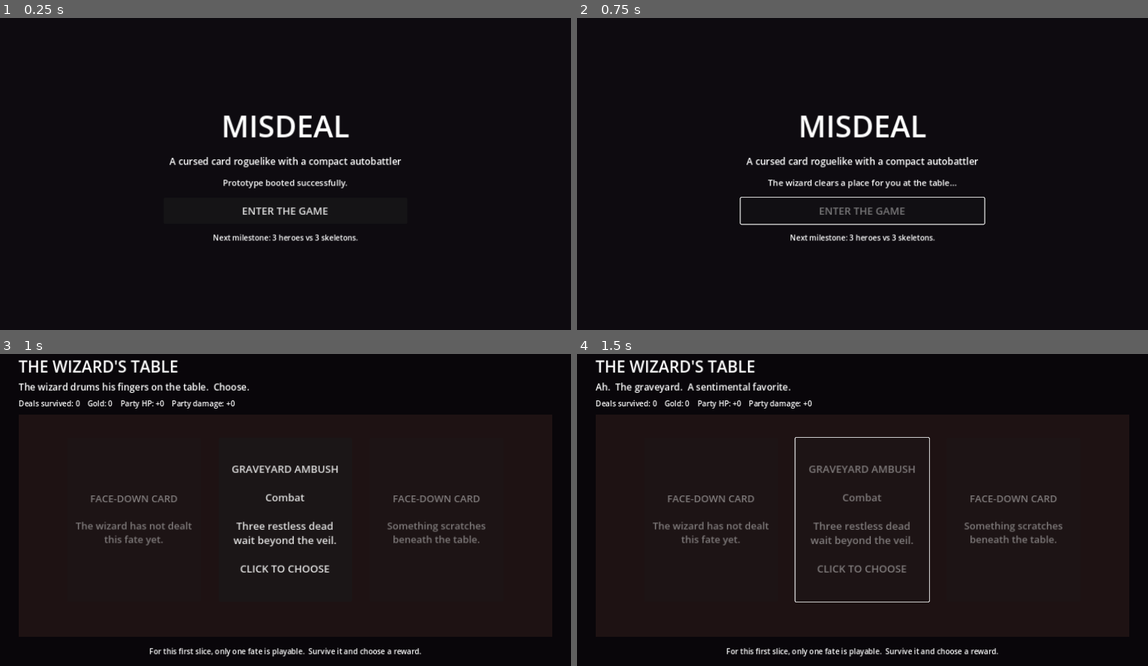
Above: before the commit, frames 1-4 (two rows, left to right).
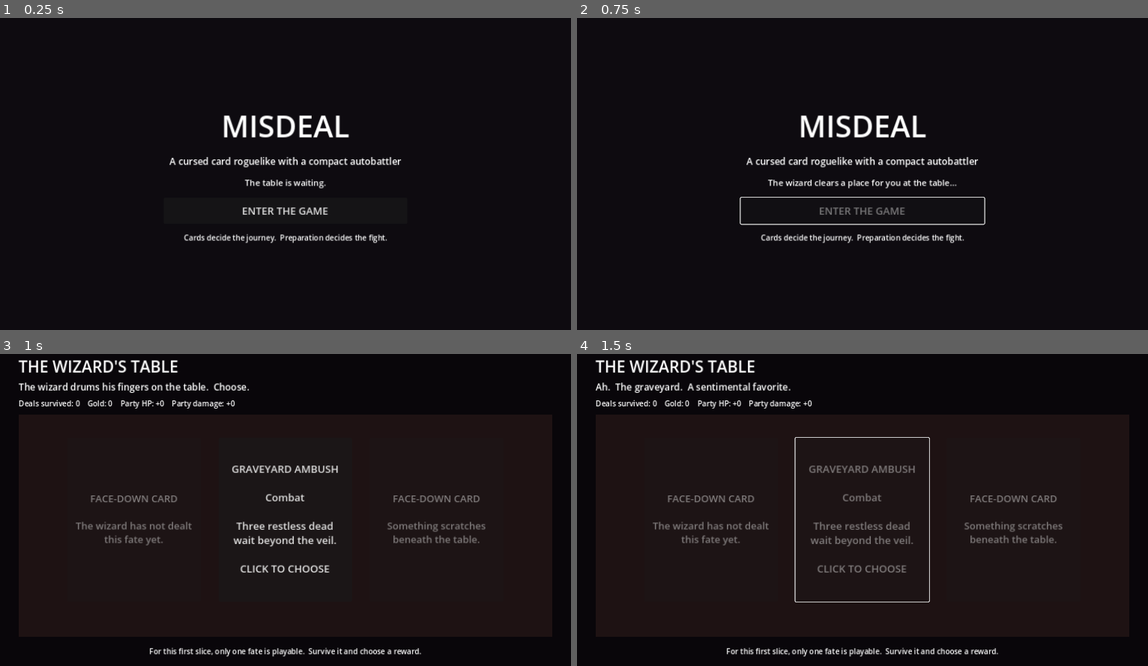
Above: after the commit, the same moments.

Repository: zampolit73/Misdeal
Game: Godot game, scene res://scenes/main/main.tscn
Two runs of this game, one before a commit and one after it. Both use one fixed random seed, a clock stepped at 60 frames per second and the inputs below.
Inputs:
- Up to frame 1 (0.25 s): no input
- Up to frame 2 (0.75 s): click "ENTER THE GAME" at 0.5 s
- Up to frame 3 (1 s): no input
- Up to frame 4 (1.5 s): click "GRAVEYARD AMBUSH Combat Three…" at 1.25 s

The runs differ from the first frame. In frame 1, 0.8% of the frame differs, in the area x 32-68%, y 51-73%; in frame 2, 0.5%; in frame 3, nothing differs; in frame 4, nothing differs.

Commit message:
Update main screen for card loop

Diff:
--- a/scenes/main/main.tscn
+++ b/scenes/main/main.tscn
@@ -49,7 +49,7 @@
 [node name="Status" type="Label" parent="Center/Panel"]
 layout_mode = 2
 theme_override_font_sizes/font_size = 18
-text = "Prototype booted successfully."
+text = "The table is waiting."
 horizontal_alignment = 1
 
 [node name="StartButton" type="Button" parent="Center/Panel"]
@@ -60,5 +60,5 @@
 
 [node name="Hint" type="Label" parent="Center/Panel"]
 layout_mode = 2
-text = "Next milestone: 3 heroes vs 3 skeletons."
+text = "Cards decide the journey.  Preparation decides the fight."
 horizontal_alignment = 1
